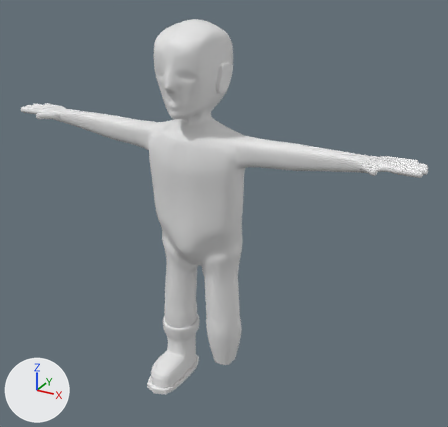
The Blender file Models/Characters/NewHead.blend, before and after one commit.
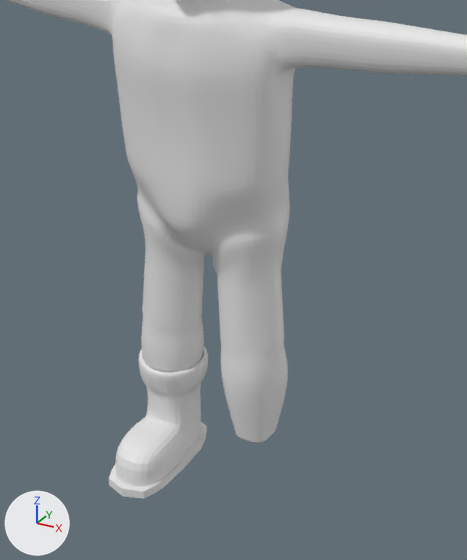
The first picture shows the older version from a camera (50 mm lens) standing at (7.13, -11.43, 10.84) and looking at (0.58, 0.47, 4.89). The close-ups show both versions on the part from 20% to 75% of the width and 31% to 100% of the height of that picture; other places that the commit changed are outside them. The axes (+X, +Y, +Z) are drawn at lower left. The lights are the same throughout.
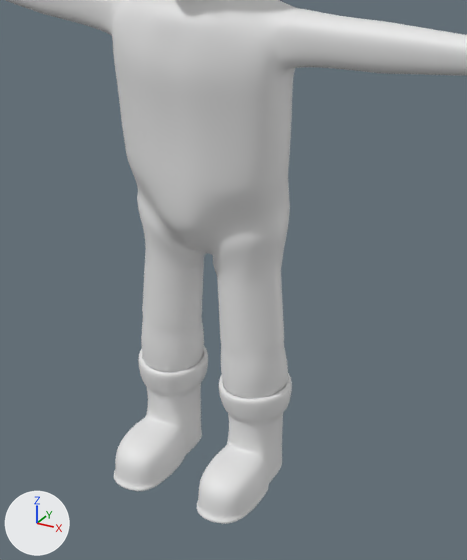
Location of each change, (x1, y1, x2, y2) in pixels of the close-ups (467 x 560 px):
'Plane', reshaped
    before: (5, 0, 467, 442)
    after: (5, 0, 467, 524)
'Cube', deleted
    before: (109, 422, 207, 499)
part 1 of me_plane, added
    after: (114, 346, 292, 524)
'Cylinder', unchanged, covered by the edit
    before: (116, 347, 208, 486)

Patch to the scene script:
```diff
--- a/Models/Characters/NewHead.blend.py
+++ b/Models/Characters/NewHead.blend.py
@@ me_plane @@
 # used by ob_plane; location = (0.0, -1.59, 7.24); rotation_euler = (1.571, 0.0, 0.0), in degrees (90, 0, 0)
-me_plane.from_pydata(...)  # 828 vertices, 808 faces; spans x -5.16..0.0, y -6.44..2.11, z -2.7..-0.63
+me_plane.from_pydata(...)  # 1088 vertices, 1049 faces; spans x -5.16..0.0, y -7.16..2.11, z -2.7..-0.63
+# me_plane part 1: a new loose piece of 260 vertices spanning x -1.17..-0.15, y -7.16..-5.62, z -2.46..-0.65
@@ ob_cube @@
-ob_cube = bpy.data.objects.new('Cube', me_cube_001)
-ob_cube.location = (-0.69, 0.18, 0.15)
-ob_cube.scale = (0.437, 1.3, -0.06)
```
